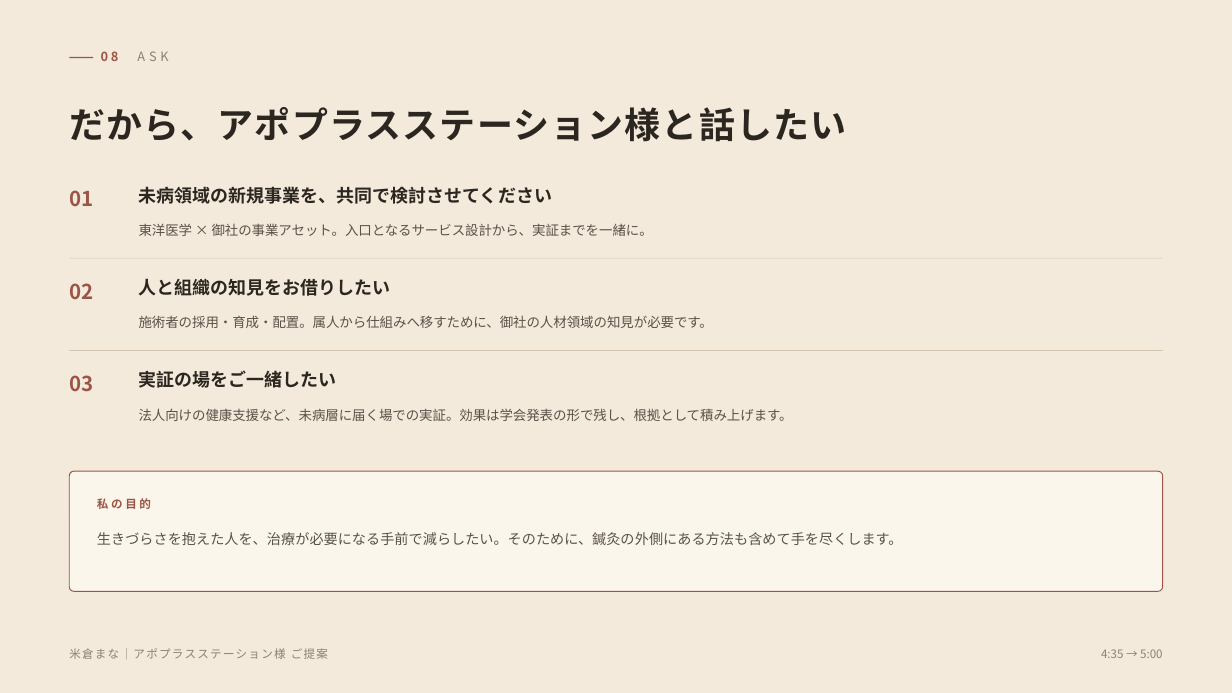
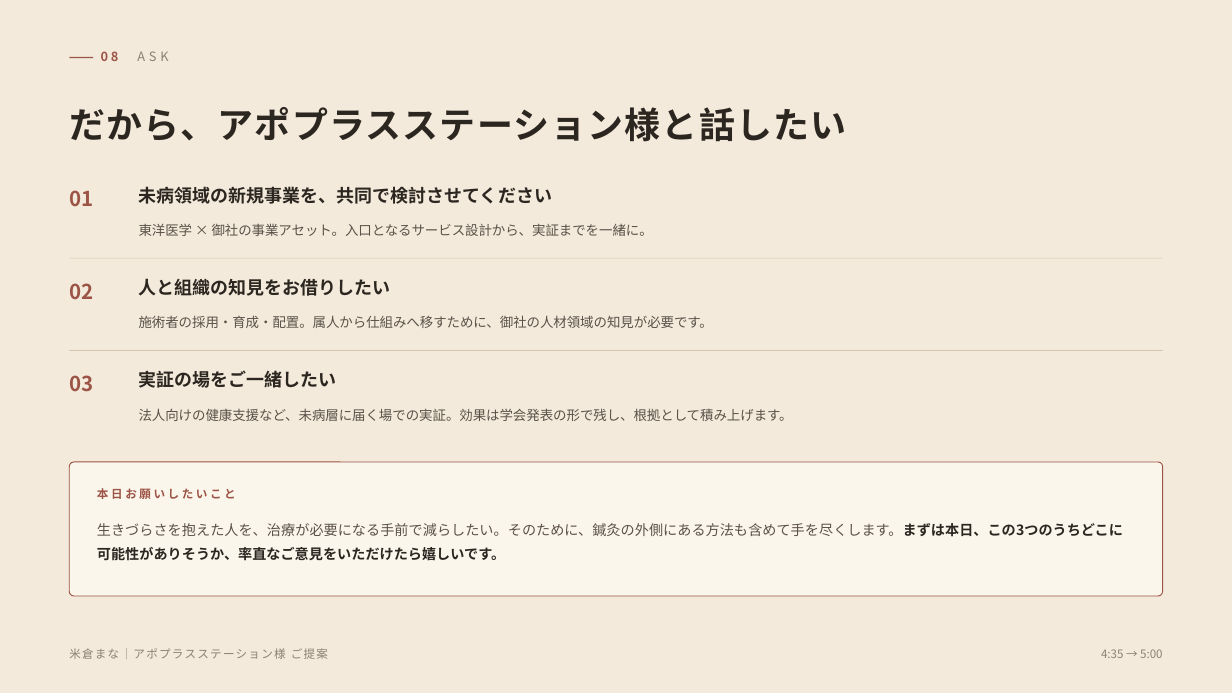
Before and after one commit to mananyon/manayonekura, a slide deck: slide 9 of proposals/米倉まな_アポプラスステーション様ご提案_導入.pptx. Drawn at 1232x693 pixels with LibreOffice and Linux fonts; fonts in the diff are those of the drawing. Boxes give left, top, right and bottom in pixels: in the first picture for what was removed or moved away, otherwise in the second. Text is boxed around its words. In the diff, an @@ line names an element or a change of style, - is before the commit and + after.

```diff
--- a/proposals/米倉まな_アポプラスステーション様ご提案_導入.pptx
+++ b/proposals/米倉まな_アポプラスステーション様ご提案_導入.pptx
@@ rounded rectangle resized from (x1=69, y1=471, x2=1163, y2=592) to (x1=69, y1=462, x2=1163, y2=596) @@
@@ rounded rectangle at (x1=69, y1=462, x2=1163, y2=596): proportions changed @@
@@ text at (x1=97, y1=488, x2=236, y2=499): text changed @@
-私の目的
+本日お願いしたいこと
@@ text at (x1=97, y1=523, x2=1123, y2=561): text changed @@
-生きづらさを抱えた人を、治療が必要になる手前で減らしたい。そのために、鍼灸の外側にある方法も含めて手を尽くします。
+生きづらさを抱えた人を、治療が必要になる手前で減らしたい。そのために、鍼灸の外側にある方法も含めて手を尽くします。まずは本日、この3つのうちどこに可能性がありそうか、率直なご意見をいただけたら嬉しいです。
```
Also in this commit, not shown: 5 other slides changed, 2 other files.
